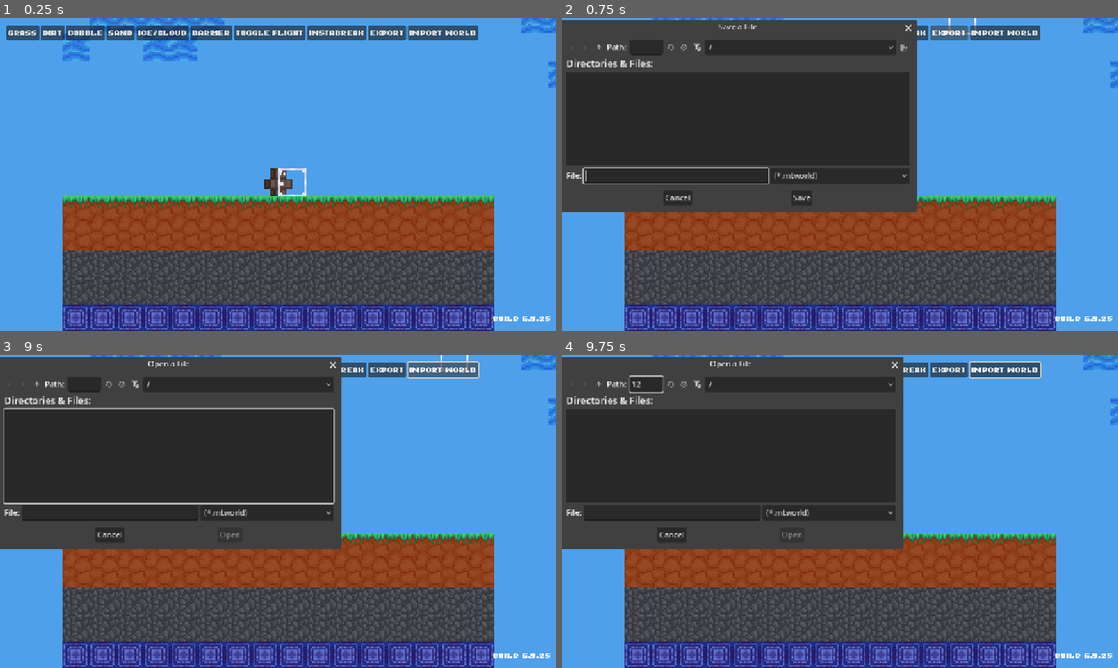
Above: before the commit, frames 1-4 (two rows, left to right).
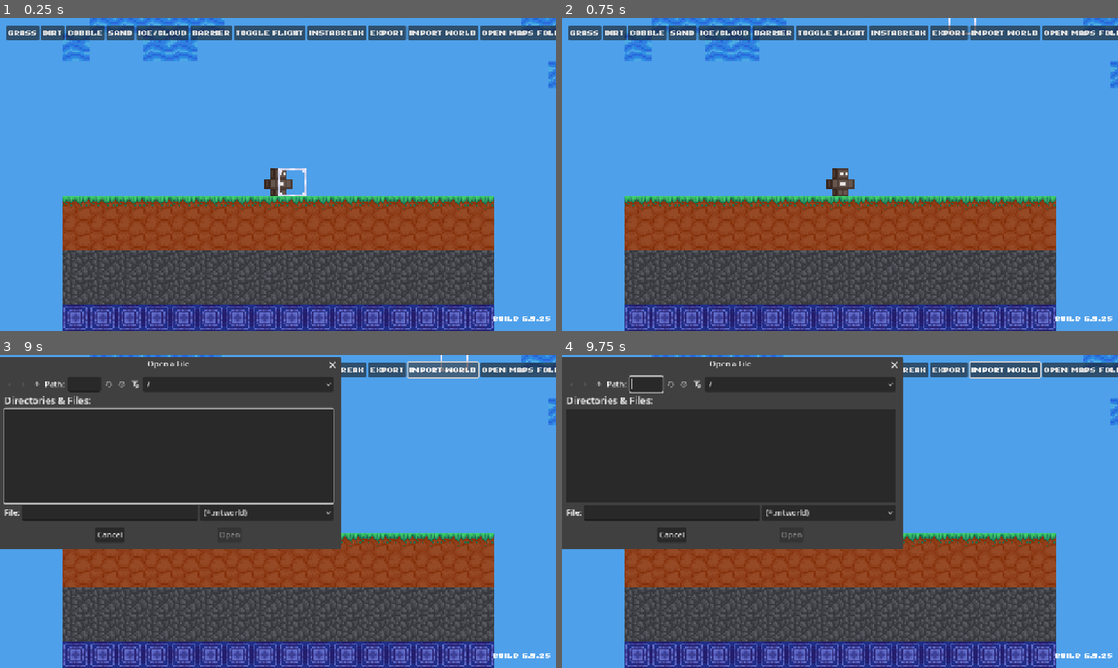
Above: after the commit, the same moments.

Repository: artelephantb/naichthushal
Game: Godot game, scene res://scenes/world.tscn
The game is run twice, just before and just after one commit, with the same random seed, the same clock (stepped at 60 frames per second) and the same inputs.
Inputs (mouse positions are in pixels of both pictures, inside the frame that each line leads up to):
- Up to frame 1 (0.25 s): no input
- Up to frame 2 (0.75 s): click "Export" at 0.5 s
- Up to frame 3 (9 s): click (116, 533) at 1.25 s, where only the run before the commit has a clickable "Cancel"; click (528, 370) at 2 s, where only the run after the commit has a clickable "Open Maps Folder"; click "Grass" at 2.75 s; click "Dirt" at 3.5 s; click "Cobble" at 4.25 s; click "Sand" at 5 s; click "Ice/Cloud" at 5.75 s; click "Barrier" at 6.5 s; click "Toggle Flight" at 7.25 s; click "Instabreak" at 8 s; click "Import World" at 8.75 s
- Up to frame 4 (9.75 s): click (645, 383) at 9.52 s; type "12" at 9.6 s

The runs differ from the first frame. In frame 1, 0.6% of the frame differs, in the area x 86-100%, y 2-8%; in frame 2, 40%, in the area x 0-100%, y 0-62%; in frame 3, 1.0%; in frame 4, 0.9%.

Commit message:
Added new save map window

Diff:
--- a/scenes/world.tscn
+++ b/scenes/world.tscn
@@ -80,8 +80,10 @@
 filters = PackedStringArray("*.mtworld")
 use_native_dialog = true
 
-[node name="Window" type="Window" parent="."]
+[node name="SaveMapPopup" type="Window" parent="."]
+title = "Save Map"
 position = Vector2i(0, 36)
+size = Vector2i(300, 150)
 visible = false
 wrap_controls = true
 unresizable = true
@@ -89,6 +91,31 @@
 popup_window = true
 force_native = true
 
+[node name="CanvasLayer" type="CanvasLayer" parent="SaveMapPopup"]
+
+[node name="Name" type="TextEdit" parent="SaveMapPopup/CanvasLayer"]
+offset_left = 10.0
+offset_top = 10.0
+offset_right = 290.0
+offset_bottom = 45.0
+tooltip_text = "Map Name"
+placeholder_text = "Hello"
+context_menu_enabled = false
+
+[node name="Cancel" type="Button" parent="SaveMapPopup/CanvasLayer"]
+offset_left = 10.0
+offset_top = 48.0
+offset_right = 70.0
+offset_bottom = 79.0
+text = "Cancel"
+
+[node name="Save" type="Button" parent="SaveMapPopup/CanvasLayer"]
+offset_left = 124.0
+offset_top = 50.0
+offset_right = 168.0
+offset_bottom = 81.0
+text = "Save"
+
 [node name="TileMapLayer" type="TileMapLayer" parent="."]
 tile_map_data = PackedByteArray("AAD4//v/AAAAAAAAAAD4//z/AAABAAAAAAD4//3/AAACAAAAAAD4//7/AAACAAAAAAD4////AAAFAAAAAAD5// …(4368 unchanged characters)…
 tile_set = SubResource("TileSet_lbhrr")
@@ -164,6 +191,11 @@
 layout_mode = 2
 theme = ExtResource("5_4mrxx")
 text = "Import World"
+
+[node name="OpenMaps" type="Button" parent="CanvasLayer/HBoxContainer"]
+layout_mode = 2
+theme = ExtResource("5_4mrxx")
+text = "Open Maps Folder"
 
 [node name="Info" type="Label" parent="CanvasLayer"]
 offset_left = 710.0
@@ -183,6 +215,9 @@
 [connection signal="confirmed" from="ExitConfirmation" to="." method="_on_exit_confirmation_confirmed"]
 [connection signal="file_selected" from="ExportPopup" to="Player" method="_on_export_popup_file_selected"]
 [connection signal="file_selected" from="ImportPopup" to="Player" method="_on_import_popup_file_selected"]
+[connection signal="close_requested" from="SaveMapPopup" to="." method="_on_save_map_popup_close_requested"]
+[connection signal="pressed" from="SaveMapPopup/CanvasLayer/Cancel" to="." method="_on_save_map_cancel_pressed"]
+[connection signal="pressed" from="SaveMapPopup/CanvasLayer/Save" to="." method="_on_save_map_save_pressed"]
 [connection signal="pressed" from="CanvasLayer/HBoxContainer/Grass" to="Player" method="_on_grass_pressed"]
 [connection signal="pressed" from="CanvasLayer/HBoxContainer/Dirt" to="Player" method="_on_dirt_pressed"]
 [connection signal="pressed" from="CanvasLayer/HBoxContainer/Cobble" to="Player" method="_on_cobble_pressed"]
@@ -193,3 +228,4 @@
 [connection signal="pressed" from="CanvasLayer/HBoxContainer/Instabreak" to="Player" method="_on_instabreak_pressed"]
 [connection signal="pressed" from="CanvasLayer/HBoxContainer/Export" to="Player" method="_on_export_pressed"]
 [connection signal="pressed" from="CanvasLayer/HBoxContainer/Import" to="Player" method="_on_import_pressed"]
+[connection signal="pressed" from="CanvasLayer/HBoxContainer/OpenMaps" to="." method="_on_open_maps_pressed"]
--- a/scripts/player.gd
+++ b/scripts/player.gd
@@ -91,11 +91,11 @@
 
 func _on_export_pressed() -> void:
 	get_viewport().gui_get_focus_owner().release_focus()
-	$"../ExportPopup".popup()
+	DirAccess.make_dir_absolute(ProjectSettings.globalize_path('user://maps'))
+	$"../SaveMapPopup".popup_centered()
 
 func _on_export_popup_file_selected(path: String) -> void:
-	var file = FileAccess.open(path, FileAccess.WRITE)
-	file.store_string(str(tilemap.tile_map_data))
+	pass
 
 func _on_dirt_pressed() -> void:
 	$'../BlockSelection'.selected_block = 1
--- a/scripts/world.gd
+++ b/scripts/world.gd
@@ -63,3 +63,16 @@
 
 func _on_exit_confirmation_confirmed() -> void:
 	get_tree().quit()
+
+func _on_open_maps_pressed() -> void:
+	OS.shell_show_in_file_manager(ProjectSettings.globalize_path('user://maps'))
+
+func _on_save_map_cancel_pressed() -> void:
+	$'SaveMapPopup'.hide()
+
+func _on_save_map_save_pressed() -> void:
+	var file = FileAccess.open(ProjectSettings.globalize_path('user://maps/' + $'SaveMapPopup/CanvasLayer/Name'.text + '.mtw'), FileAccess.WRITE)
+	file.store_string(str(tile_layer.tile_map_data))
+
+func _on_save_map_popup_close_requested() -> void:
+	$'SaveMapPopup'.hide()
